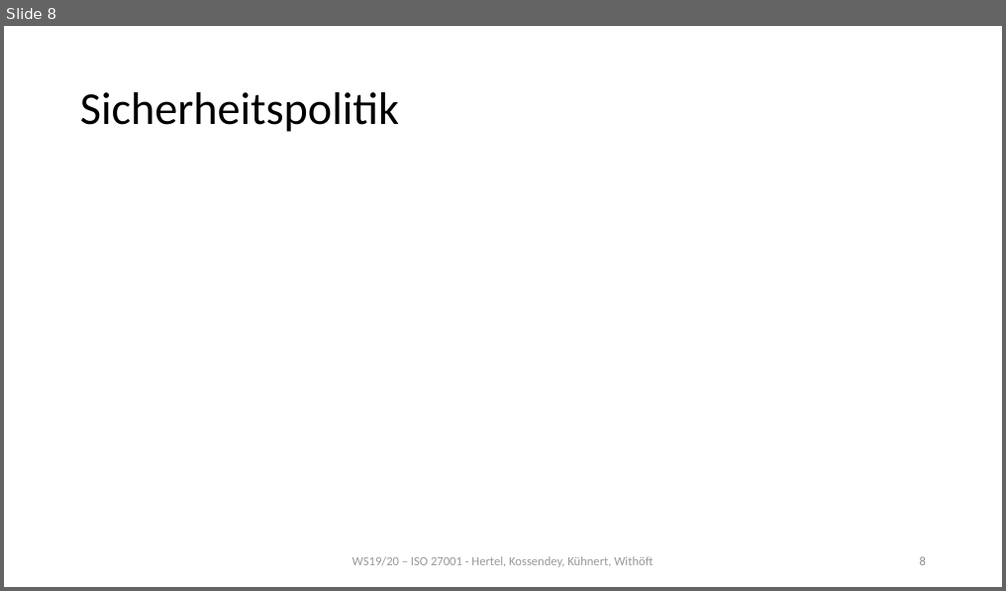
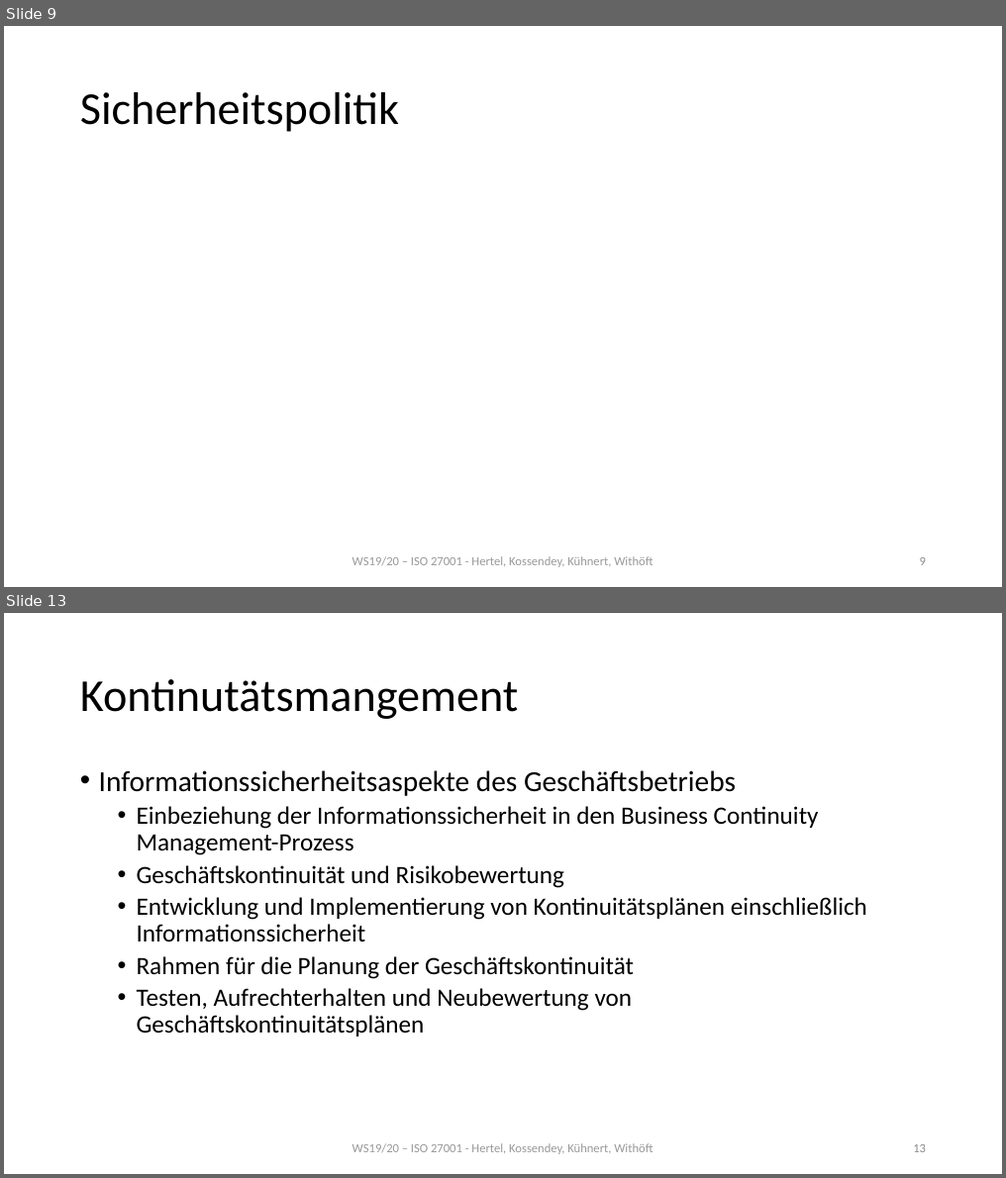
Before and after one commit to mwithoeft/SicherheitUndZuverlaessigkeit, a slide deck: Marcel/merged.pptx. Shown one above the other, each under a label of ours: slide 8 before the commit, slides 9 and 13 after it; the slides between them are not shown. The pictures are 1006x591 and 1006x1178 pixels, drawn with LibreOffice and Linux fonts; fonts in the diff are those of the drawing. Boxes give left, top, right and bottom in pixels: in the first picture for what was removed or moved away, otherwise in the second. Text is boxed around its words. In the diff, an @@ line names an element or a change of style, - is before the commit and + after.

```diff
--- a/Marcel/merged.pptx
+++ b/Marcel/merged.pptx
@@ slide 13 added at (x1=4, y1=613, x2=1002, y2=1174), background #FFFFFF @@
@@ title added at (x1=80, y1=679, x2=518, y2=719), 44 pt, text #000000 @@
+Kontinutätsmangement
@@ text added at (x1=99, y1=770, x2=867, y2=1037), 24 pt, text #000000 @@
+• Informationssicherheitsaspekte des Geschäftsbetriebs
+  • Einbeziehung der Informationssicherheit in den Business Continuity Management-Prozess
+  • Geschäftskontinuität und Risikobewertung
+  • Entwicklung und Implementierung von Kontinuitätsplänen einschließlich Informationssicherheit
+  • Rahmen für die Planung der Geschäftskontinuität
+  • Testen, Aufrechterhalten und Neubewertung von Geschäftskontinuitätsplänen
@@ text added at (x1=352, y1=1144, x2=652, y2=1155), 12 pt, text #808080 at 80% opacity @@
+WS19/20 – ISO 27001 - Hertel, Kossendey, Kühnert, Withöft
@@ page number added at (x1=913, y1=1145, x2=926, y2=1153), 12 pt, text #8C8C8C @@
+13
@@ what was slide 8 is now slide 9 @@
```
Also in this commit, not shown: 1 slide changed, 4 other slides added.
